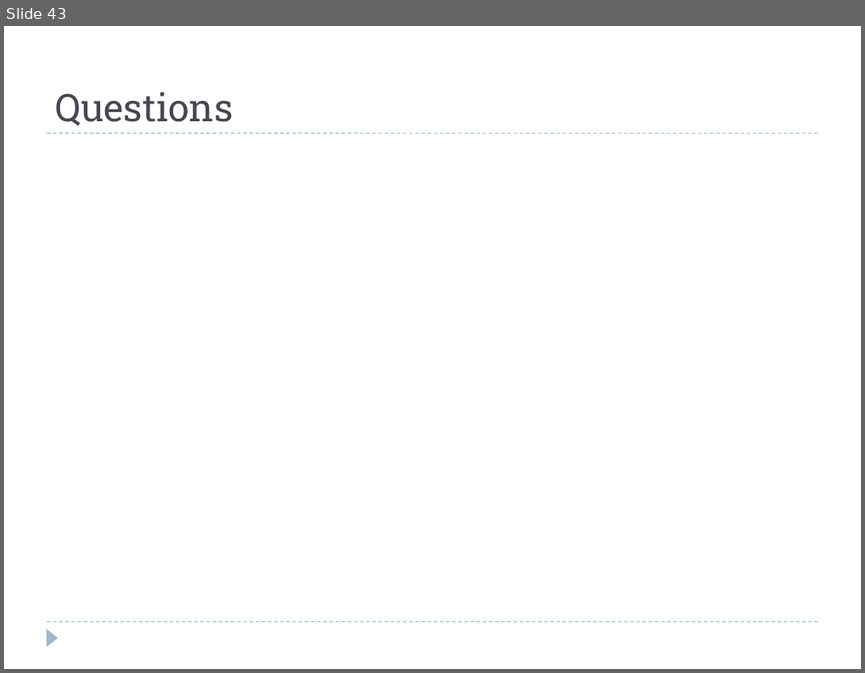
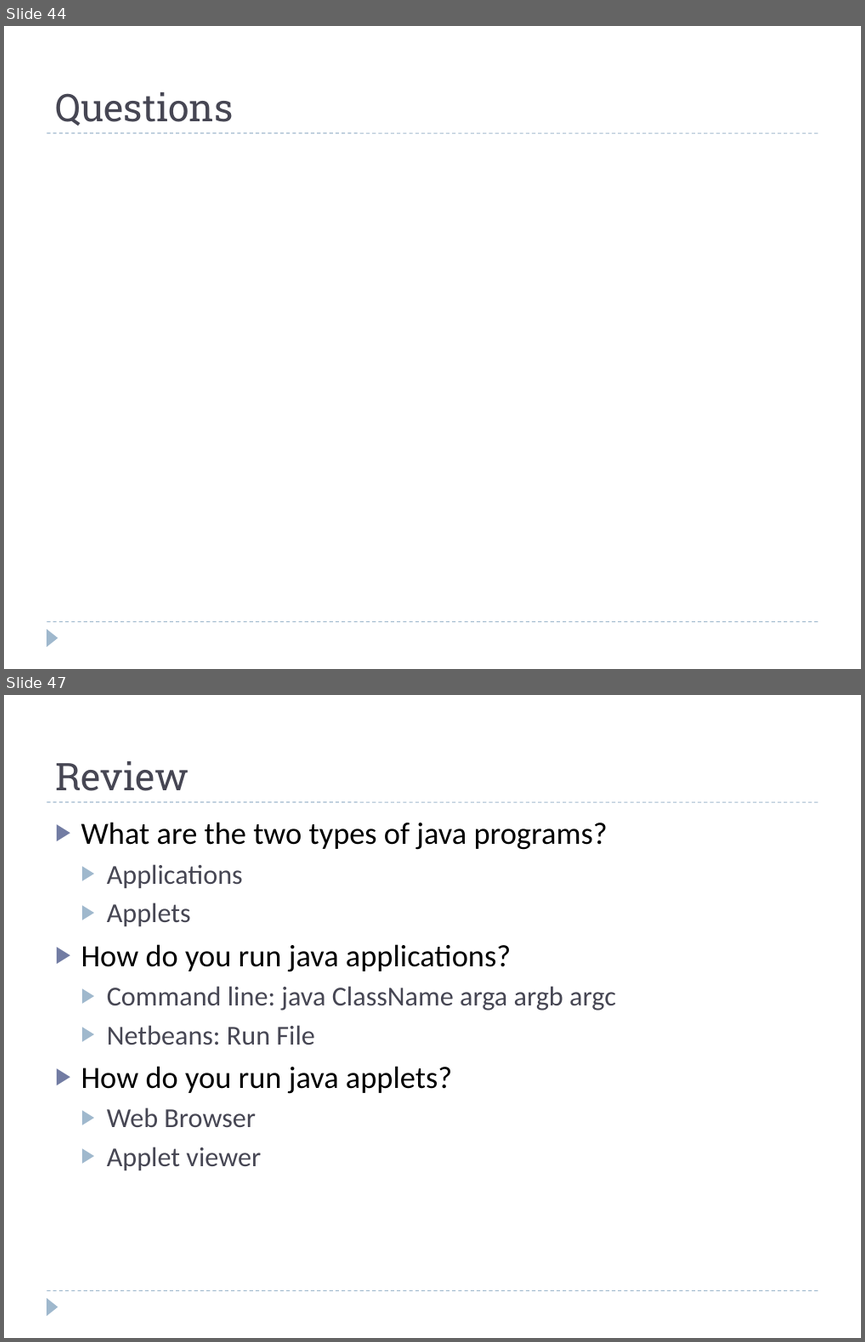
Before and after one commit to fujiboy/JavaClass_2013_Summer, a slide deck: Introduction to Java Programming.pptx. Shown one above the other, each under a label of ours: slide 43 before the commit, slides 44 and 47 after it; the slides between them are not shown. The pictures are 865x673 and 865x1342 pixels, drawn with LibreOffice and Linux fonts; fonts in the diff are those of the drawing; background and template pictures are left out. Boxes give left, top, right and bottom in pixels: in the first picture for what was removed or moved away, otherwise in the second. Text is boxed around its words. In the diff, an @@ line names an element or a change of style, - is before the commit and + after.

Commit message:
Final Tweaks for Chapter 4
Added details for GitHub, java path, command line running

```diff
--- a/Introduction to Java Programming.pptx
+++ b/Introduction to Java Programming.pptx
@@ slide 47 added at [4, 695, 861, 1338], background #FFFFFF; not listed: 3 template elements that a slide beside it also shows @@
@@ title added at [55, 761, 188, 791], 32 pt, text #464653 @@
+Review
@@ text added at [81, 822, 616, 1170], 23 pt, text #464653 @@
+▶ What are the two types of java programs?
+  ▶ Applications
+  ▶ Applets
+▶ How do you run java applications?
+  ▶ Command line: java ClassName arga argb argc
+  ▶ Netbeans: Run File
+▶ How do you run java applets?
+  ▶ Web Browser
+  ▶ Applet viewer
@@ what was slide 43 is now slide 44 @@
```
Also in this commit, not shown: 3 slides changed, 3 other slides added.
